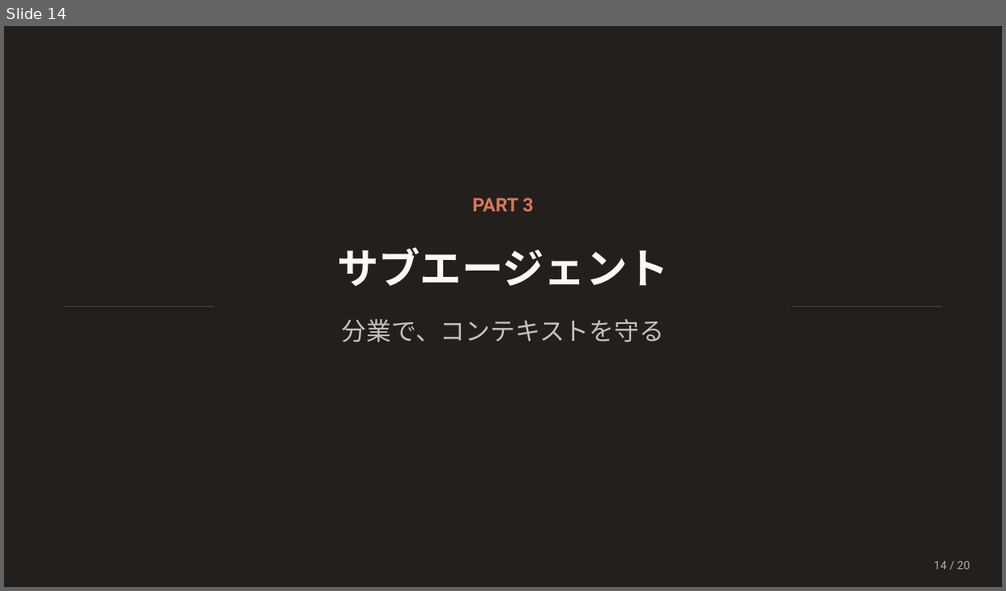
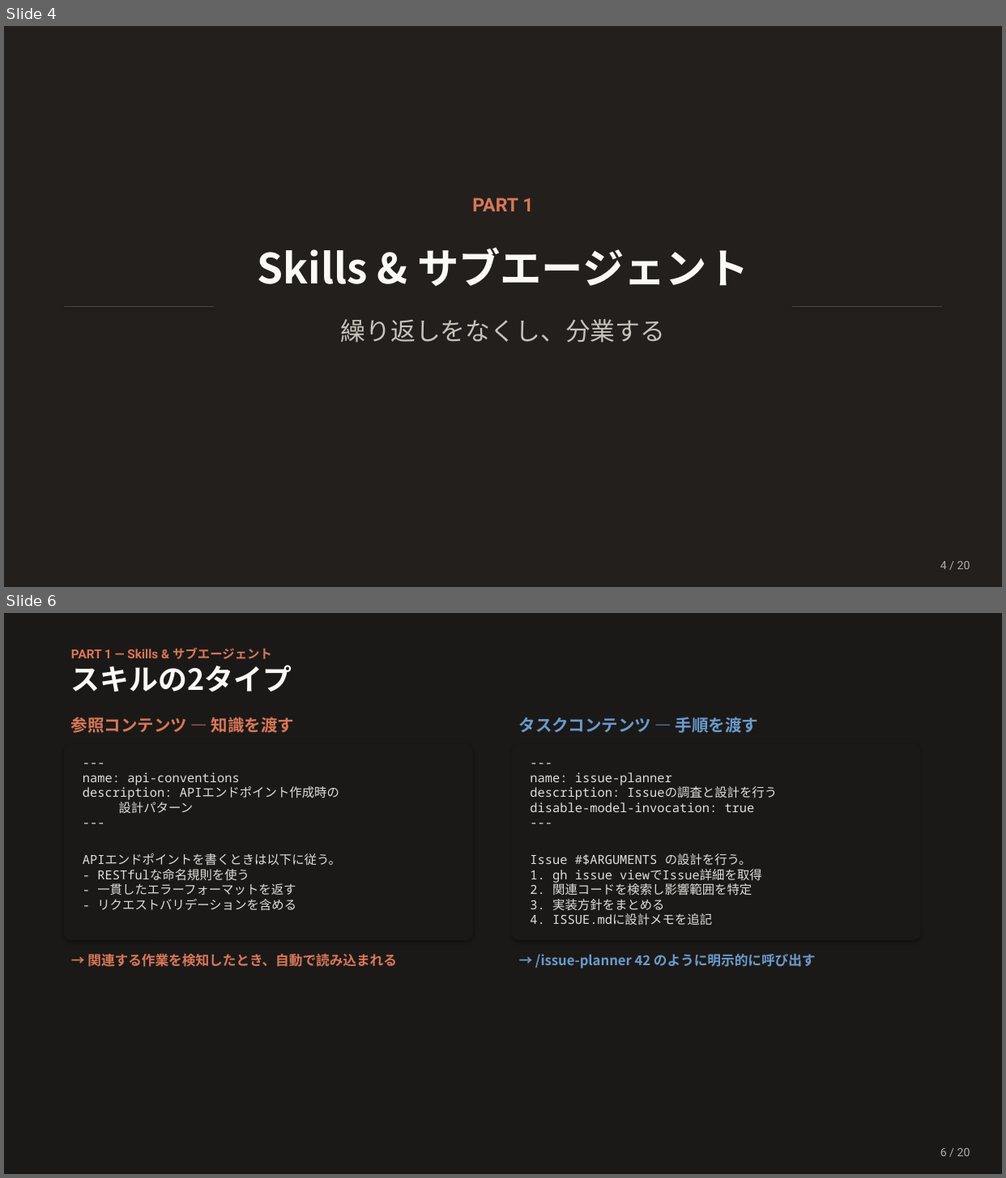
Before and after one commit to Ischca/zenn, a slide deck: slides/Claude_session3.pptx. Shown one above the other, each under a label of ours: slide 14 before the commit, slides 4 and 6 after it; the slides between them are not shown. The pictures are 1006x591 and 1006x1178 pixels, drawn with LibreOffice and Linux fonts; fonts in the diff are those of the drawing. Boxes give left, top, right and bottom in pixels: in the first picture for what was removed or moved away, otherwise in the second. Text is boxed around its words. In the diff, an @@ line names an element or a change of style, - is before the commit and + after.

```diff
--- a/slides/Claude_session3.pptx
+++ b/slides/Claude_session3.pptx
@@ slide 6 added at [4,613,1002,1174], background #1B1918 @@
@@ text added at [71,648,272,659], 12 pt, text #D97757, bold @@
+PART 1 — Skills & サブエージェント
@@ text added at [71,665,292,692], 28 pt, text #FAF9F5, bold @@
+スキルの2タイプ
@@ text added at [71,717,294,733], 16 pt, text #D97757, bold @@
+参照コンテンツ — 知識を渡す
@@ text added at [519,717,758,733], 16 pt, text #6A9BCC, bold @@
+タスクコンテンツ — 手順を渡す
@@ rounded rectangle added at [64,744,473,940], fill #1B1918 @@
@@ rounded rectangle added at [512,744,921,940], fill #1B1918 @@
@@ text added at [83,773,341,910], 12 pt, text #E0DED8 @@
+---
+name: api-conventions
+description: APIエンドポイント作成時の
+設計パターン
+---
+APIエンドポイントを書くときは以下に従う。
+- RESTfulな命名規則を使う
+- 一貫したエラーフォーマットを返す
+- リクエストバリデーションを含める
@@ text added at [530,773,777,926], 12 pt, text #E0DED8 @@
+---
+name: issue-planner
+description: Issueの調査と設計を行う
+disable-model-invocation: true
+---
+Issue #$ARGUMENTS の設計を行う。
+1. gh issue viewでIssue詳細を取得
+2. 関連コードを検索し影響範囲を特定
+3. 実装方針をまとめる
+4. ISSUE.mdに設計メモを追記
@@ text added at [87,954,397,967], 13 pt, text #D97757, bold @@
+→ 関連する作業を検知したとき、自動で読み込まれる
@@ text added at [535,954,816,969], 13 pt, text #6A9BCC, bold @@
+→ /issue-planner 42 のように明示的に呼び出す
@@ text added at [940,1148,970,1157], 11 pt, text #B0AEA5 @@
+6 / 20
@@ what was slide 14 is now slide 4 @@
@@ slide 4 changed as well @@
@@ text at [472,198,533,211]: text changed @@
-PART 3
+PART 1
@@ text at [258,247,748,286]: text changed @@
-サブエージェント
+Skills & サブエージェント
@@ text at [341,319,665,343]: text changed @@
-分業で、コンテキストを守る
+繰り返しをなくし、分業する
@@ text at [940,561,970,570]: text changed @@
-14 / 20
+4 / 20
```
Also in this commit, not shown: 11 other slides changed, 7 other slides added, 8 slides removed, 1 other file.
